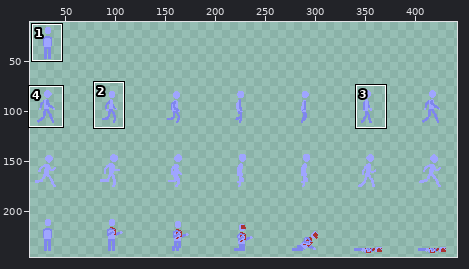
File history of a sprite sheet, assets/npcSheet.png. Above, an overview of the earlier version with the close-up marked.
Close-up. Before the commit:
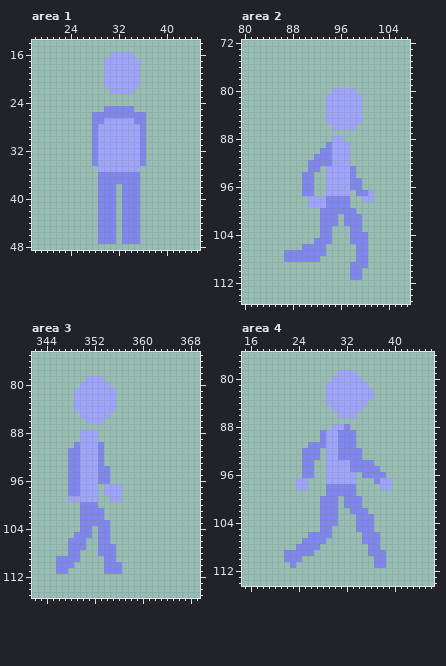
The file is 448x256 pixels. Shown: area 1: x 18..45, y 14..48; area 2: x 80..107, y 72..115; area 3: x 342..369, y 75..115; area 4: x 15..46, y 76..114. The wide view leaves out empty margins. The commit also changed other parts of the picture, which this record leaves out.
Now the later version:
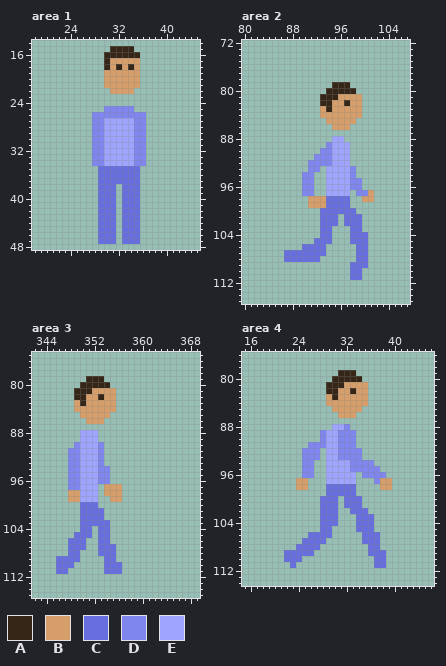
Palette (. is transparent): A #362617  B #d59e6a  C #676edd  D #7f86ee  E #9fa5ff
Edits made:
Changed rows in their new state; - is an unchanged pixel.
Area 1:
first column x 30:
15 -AAAA-
16 AAAAAA
17 ABBBBB
18 ABABAB
19 BBBBBB
20 BBBBBB
21 BBBBBB
22 -BBBB-
first column x 29:
28 D-----D
29 D-----D
30 D-----D
31 D-----D
32 D-----D
33 D-----D
34 D-----D
35 CCCCCCC
36 CCCCCCC
37 CCCCCCC
38 CCC-CCC
39 CCC-CCC
40 CCC-CCC
41 CCC-CCC
42 CCC-CCC
43 CCC-CCC
44 CCC-CCC
45 CCC-CCC
46 CCC-CCC
47 CCC-CCC
Area 2:
first column x 93:
 79 --AAA--
 80 -AAAAA-
 81 AAABBBB
 82 AABBABB
 83 BABBBBB
 84 BBBBBBB
 85 -BBBBB.
 86 --BBB.-
first column x 87:
 97 --------------B
 98 ----BBBCCCC--BB
 99 ----BBBCCCC----
100 ------CCCCCC---
101 ------CCC-CCC--
102 ------CCC-CCC--
103 ------CC---CC--
104 ------CC---CCC-
105 -----CCC---CCC-
106 ---CCCC-----CC-
107 CCCCCCC-----CC-
108 CCCCCC------CC-
109 -----------CCC-
110 -----------CC--
111 -----------CC--
Area 3:
first column x 349:
 79 --AAA--
 80 -AAAAA-
 81 AAABBBB
 82 AABBABB
 83 BABBBBB
 84 BBBBBBB
 85 -BBBBB-
 86 --BBB--
first column x 346:
 97 --------BBB
 98 --BB----BBB
 99 --BB-----BB
100 ----CCC----
101 ----CCCC---
102 ----CCCC---
103 ----CCCCC--
104 ----CC-CC--
105 ---CCC-CC--
106 --CCC--CC--
107 --CCC--CCC-
108 --CC---CCC-
109 CCCC----CC-
110 CCC-----CCC
111 CC------CCC
Area 4:
first column x 29:
 79 --AAA---
 80 -AAAAA--
 81 AAABBBB-
 82 AABBABB.
 83 BABBBBB.
 84 BBBBBBB-
 85 -BBBBB--
 86 --BBB---
first column x 22:
 97 --BB------------BB
 98 --BB---CCCCC----BB
 99 -------CCCCC------
100 ------CCC-CCC-----
101 ------CCC-CCC-----
102 ------CCC--CCC----
103 ------CCC---CCC---
104 ------CCC---CCC---
105 ------CC----CCC---
106 ----CCCC-----CCC--
107 ---CCCC------CCC--
108 --CCCC--------CC--
109 CCCCC---------CCC-
110 CCC------------CC-
111 -C-------------CC-
Where, in picture pixels (left, top, right, bottom), the same in both close-ups:
changed: (104, 46, 140, 94)
changed: (98, 124, 140, 244)
changed: (320, 82, 362, 130)
changed: (284, 190, 374, 280)
changed: (74, 376, 116, 424)
changed: (56, 484, 122, 574)
changed: (326, 370, 374, 418)
changed: (284, 478, 392, 568)
